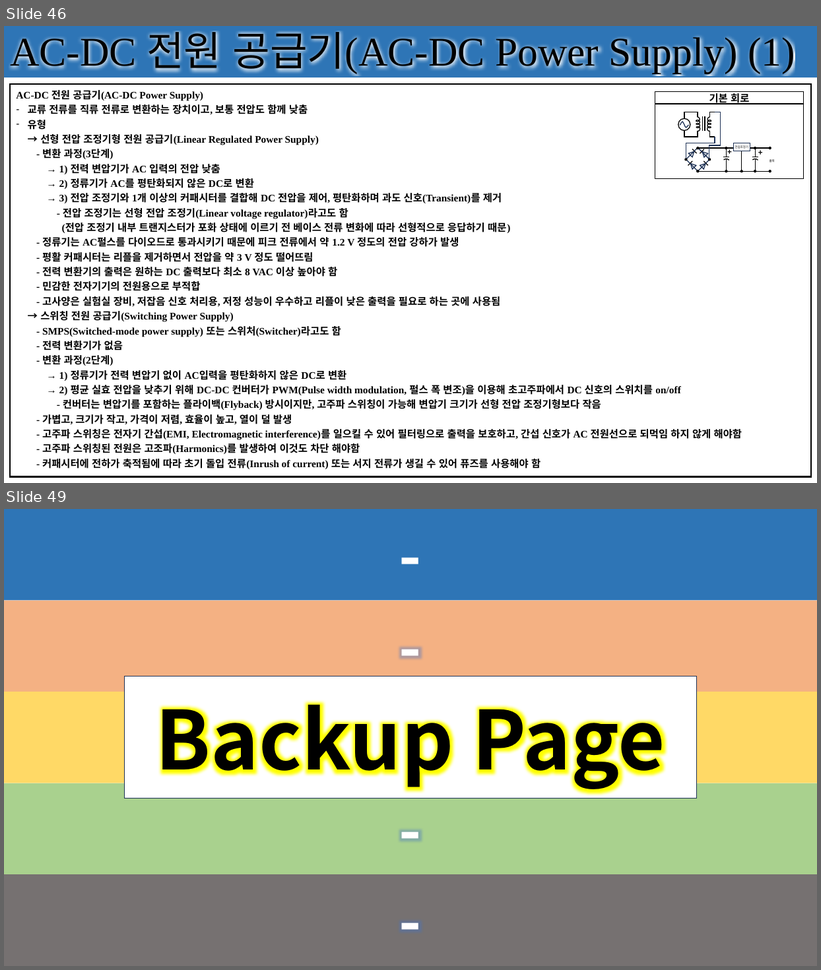
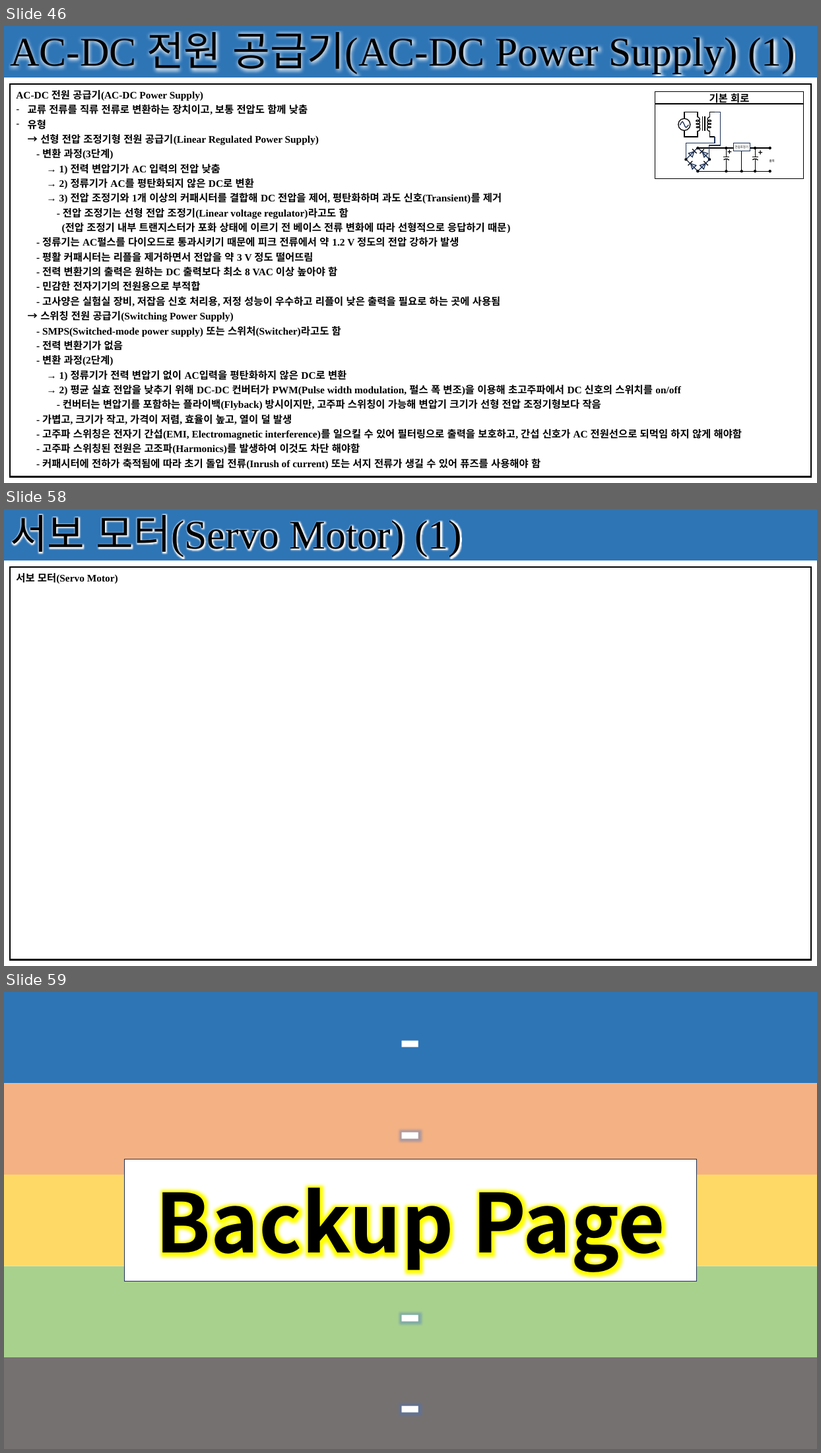
Before and after one commit to seonghokim/Study, a slide deck: Study Material/[KOR] Basic Electrical Circuit.pptx. Shown one above the other, each under a label of ours: slides 46 and 49 before the commit, slides 46, 58 and 59 after it; the slides between them are not shown. The pictures are 821x970 and 821x1453 pixels, drawn with LibreOffice and Linux fonts; fonts in the diff are those of the drawing. Boxes give left, top, right and bottom in pixels: in the first picture for what was removed or moved away, otherwise in the second. Text is boxed around its words. In the diff, an @@ line names an element or a change of style, - is before the commit and + after.

```diff
--- a/Study Material/[KOR] Basic Electrical Circuit.pptx
+++ b/Study Material/[KOR] Basic Electrical Circuit.pptx
@@ slide 58 added at (x1=4, y1=509, x2=817, y2=966), background #FFFFFF; not listed: 1 template element that a slide beside it also shows @@
@@ rectangle added at (x1=4, y1=509, x2=817, y2=561), fill #2E75B6, 48 pt, text #000000 @@
+서보 모터(Servo Motor) (1)
@@ table added at (x1=10, y1=567, x2=812, y2=960), 1 rows, 1 columns @@
+서보 모터(Servo Motor)
@@ what was slide 49 is now slide 59 @@
```
Also in this commit, not shown: 3 slides changed, 9 other slides added.
